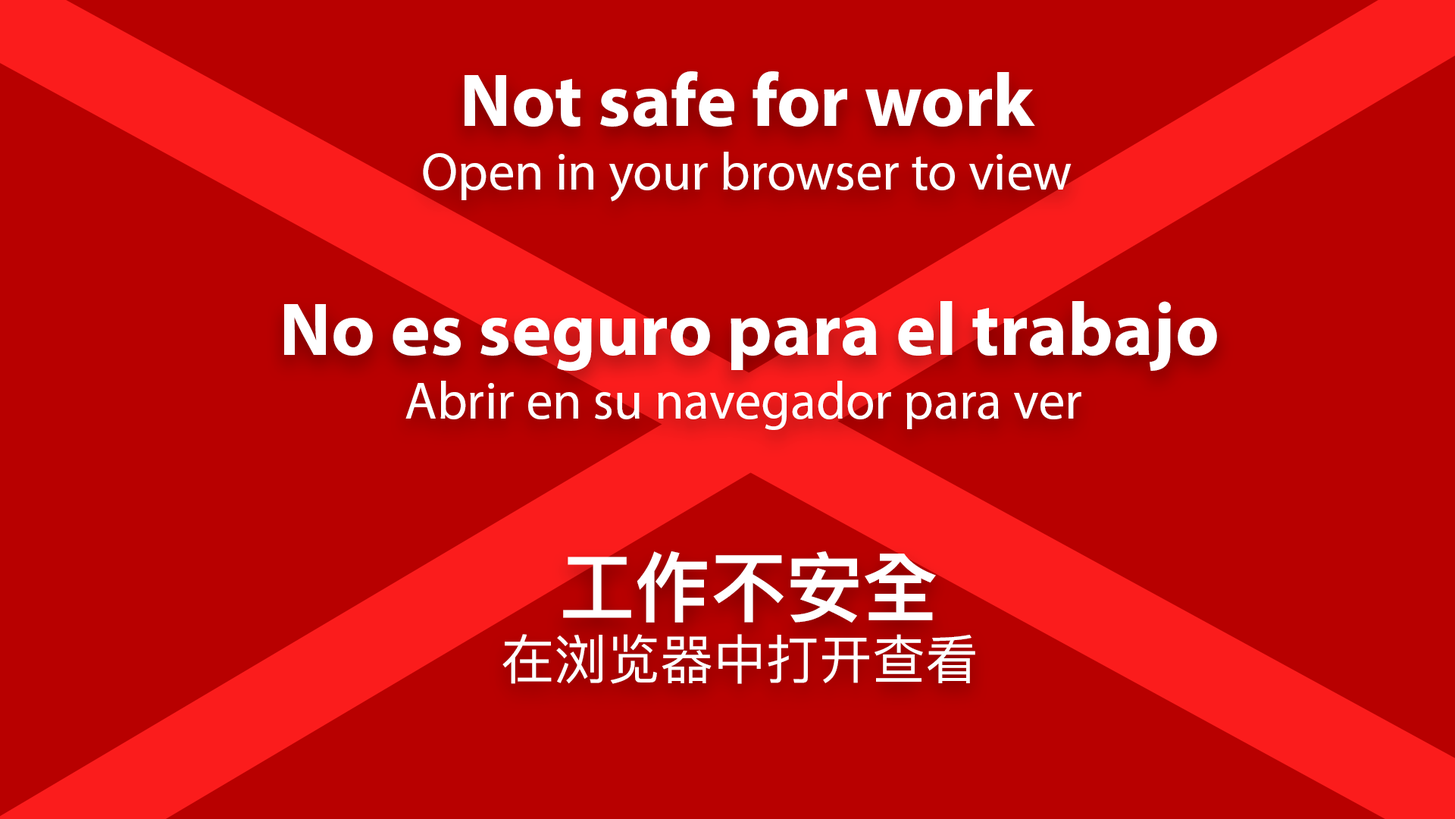
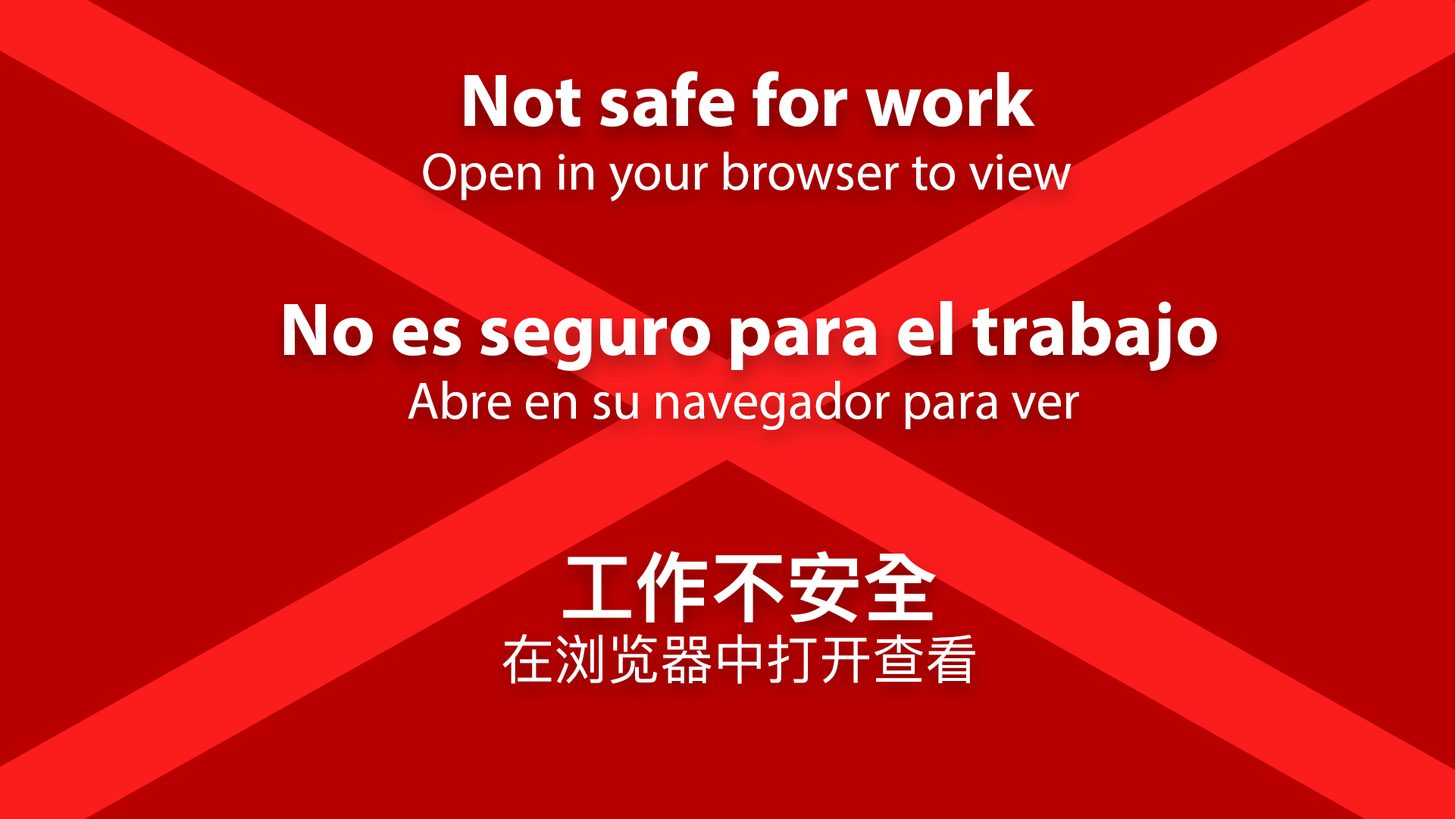
Before/after of a w=1455, h=819 layered artwork. What changed in the layer stack:
renamed "No es seguro para el trabajo Abrir en su navegador para ver" to "No es seguro para el trabajo Abre en su navegador para ver", painted on it over (397, 300, 1090, 430)
painted on "Rectangle 1" (1st of 2) over (0, 0, 1455, 819)
painted on "Rectangle 1" (2nd of 2) over (0, 0, 1455, 819)
